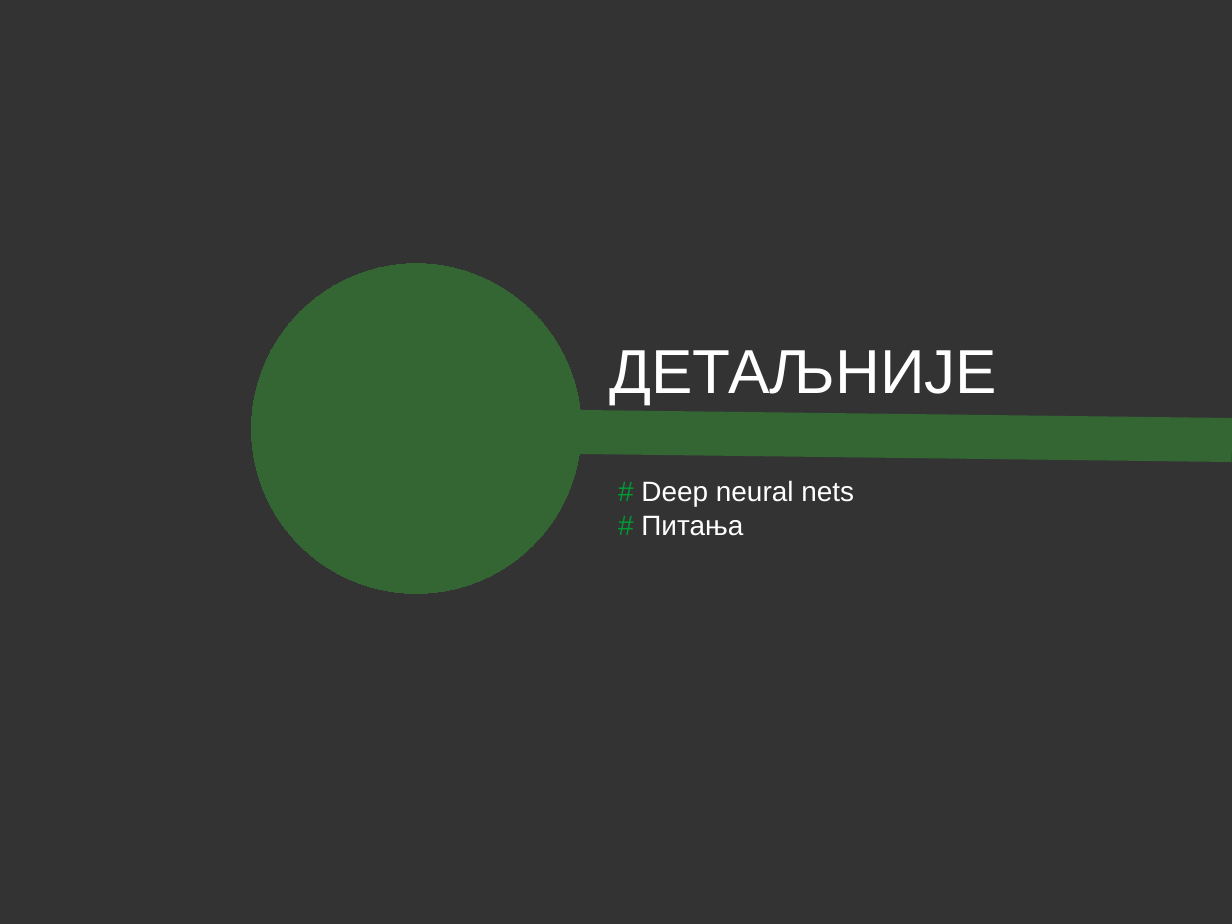
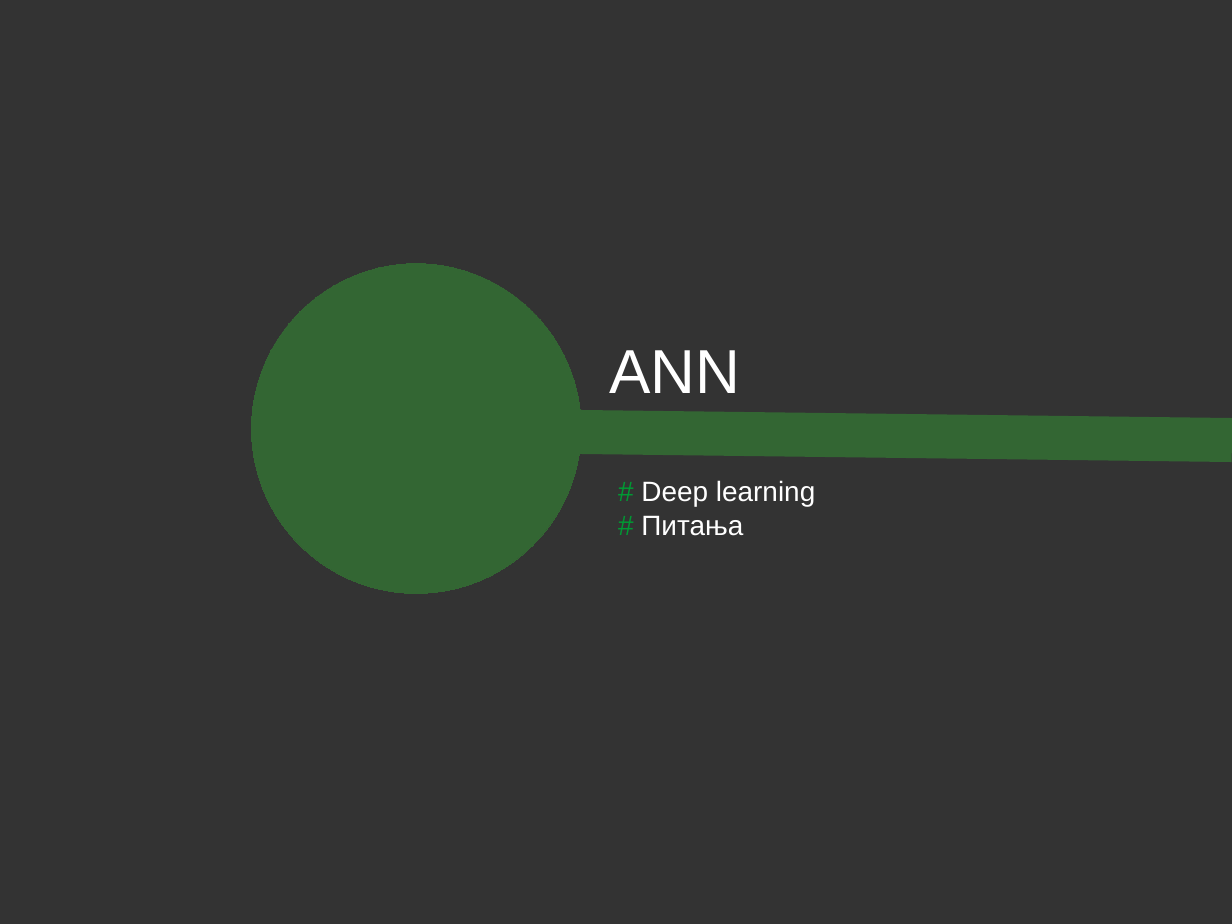
Before and after one commit to alien93/softProj, a slide deck: slide 7 of prezentacija/neuronske_mreze.odp. Drawn at 1232x924 pixels with LibreOffice and Linux fonts; fonts in the diff are those of the drawing. Boxes give left, top, right and bottom in pixels: in the first picture for what was removed or moved away, otherwise in the second. Text is boxed around its words. In the diff, an @@ line names an element or a change of style, - is before the commit and + after.

```diff
--- a/prezentacija/neuronske_mreze.odp
+++ b/prezentacija/neuronske_mreze.odp
@@ text at bbox=[609, 350, 740, 393]: text changed @@
-ДЕТАЉНИЈЕ
+ANN
@@ text at bbox=[641, 480, 815, 506]: text changed @@
-# Deep neural nets
+# Deep learning
```
Also in this commit, not shown: 7 slides added, 10 slides removed, 6 other files.
